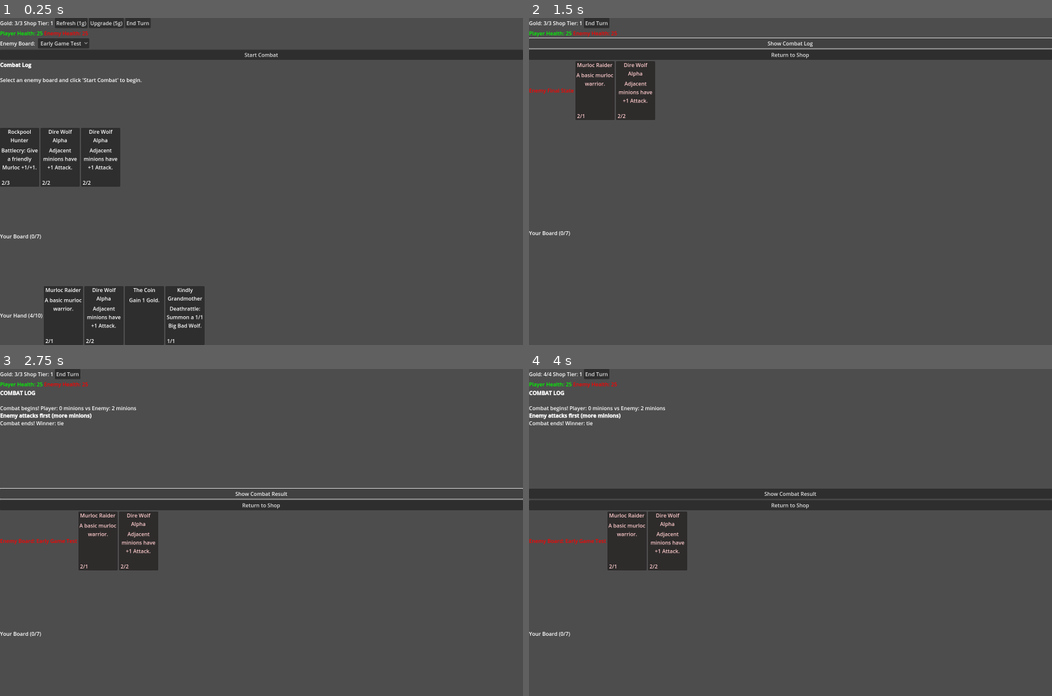
Above: before the commit, frames 1-4 (two rows, left to right).
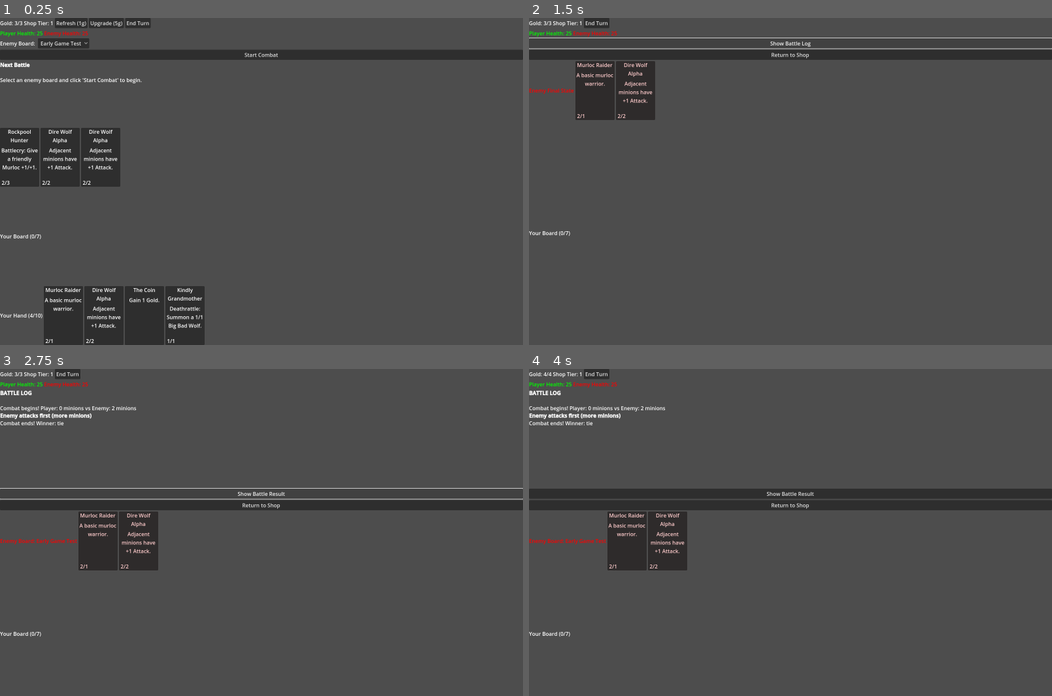
Above: after the commit, the same moments.

Repository: jackwimbish/multiplayercardgame
Game: Godot game, scene res://game_board.tscn
The game is run twice, just before and just after one commit, with the same random seed, the same clock (stepped at 60 frames per second) and the same inputs.
Inputs:
- Up to frame 1 (0.25 s): no input
- Up to frame 2 (1.5 s): click "Start Combat" at 0.5 s; click "Show Combat Result" (after the commit: "Show Battle Result") at 1.25 s
- Up to frame 3 (2.75 s): click "Show Combat Log" (after the commit: "Show Battle Log") at 2 s
- Up to frame 4 (4 s): click "Return to Shop" at 2.75 s; click "Start Combat" at 3.5 s

The runs differ from the first frame. In frame 1, less than 0.1% of the frame differs, in the area x 0-6%, y 13-16%; in frame 2, less than 0.1%; in frame 3, 0.1%, in the area x 0-55%, y 6-39%; in frame 4, 0.1%.

Commit message:
combat log no longer shows up in shop

Diff:
--- a/game_board.gd
+++ b/game_board.gd
@@ -842,7 +842,7 @@
     combat_log_display.custom_minimum_size = Vector2(400, 200)
     combat_log_display.bbcode_enabled = true
     combat_log_display.scroll_following = true
-    combat_log_display.text = "[b]Combat Log[/b]\n\nSelect an enemy board and click 'Start Combat' to begin."
+    combat_log_display.text = "[b]Next Battle[/b]\n\nSelect an enemy board and click 'Start Combat' to begin."
 
     # Add all elements to combat UI container
     combat_ui_container.add_child(health_container)
@@ -918,6 +918,10 @@
 
     # Restore original player board (in case we were in result view)
     _restore_original_player_board()
+
+    # Reset battle selection display (clear previous combat log)
+    if combat_log_display:
+        combat_log_display.text = "[b]Next Battle[/b]\n\nSelect an enemy board and click 'Start Combat' to begin."
 
     # Update combat UI for shop mode
     _update_combat_ui_for_shop_mode()
@@ -1018,7 +1022,7 @@
     if not combat_view_toggle_button:
         combat_view_toggle_button = Button.new()
         combat_view_toggle_button.name = "CombatViewToggleButton"
-        combat_view_toggle_button.text = "Show Combat Result"
+        combat_view_toggle_button.text = "Show Battle Result"
         combat_ui_container.add_child(combat_view_toggle_button)
         combat_view_toggle_button.pressed.connect(_on_combat_view_toggle_pressed)
 
@@ -1226,7 +1230,7 @@
         return
 
     combat_log_display.clear()
-    combat_log_display.append_text("[b]COMBAT LOG[/b]\n\n")
+    combat_log_display.append_text("[b]BATTLE LOG[/b]\n\n")
 
     for action in action_log:
         var log_line = format_combat_action(action)
@@ -1306,12 +1310,12 @@
     if current_combat_view == "log":
         # Switch to result view
         current_combat_view = "result"
-        combat_view_toggle_button.text = "Show Combat Log"
+        combat_view_toggle_button.text = "Show Battle Log"
         _show_combat_result_view()
     else:
         # Switch to log view
         current_combat_view = "log"
-        combat_view_toggle_button.text = "Show Combat Result"
+        combat_view_toggle_button.text = "Show Battle Result"
         _show_combat_log_view()
 
     print("Toggled combat view to: %s" % current_combat_view)
